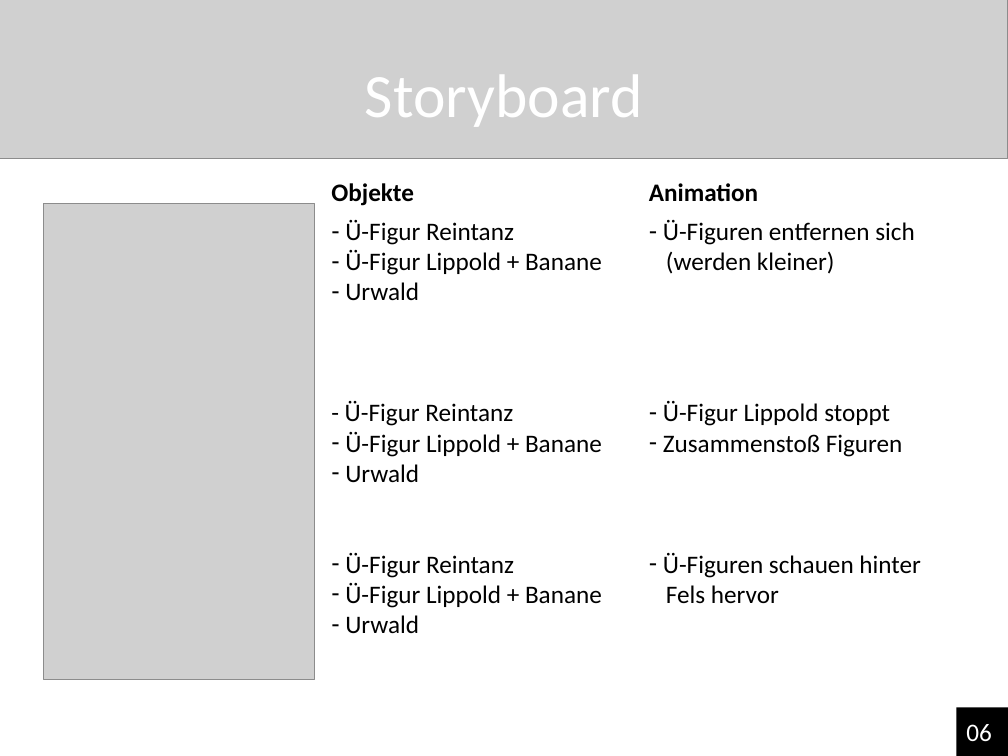
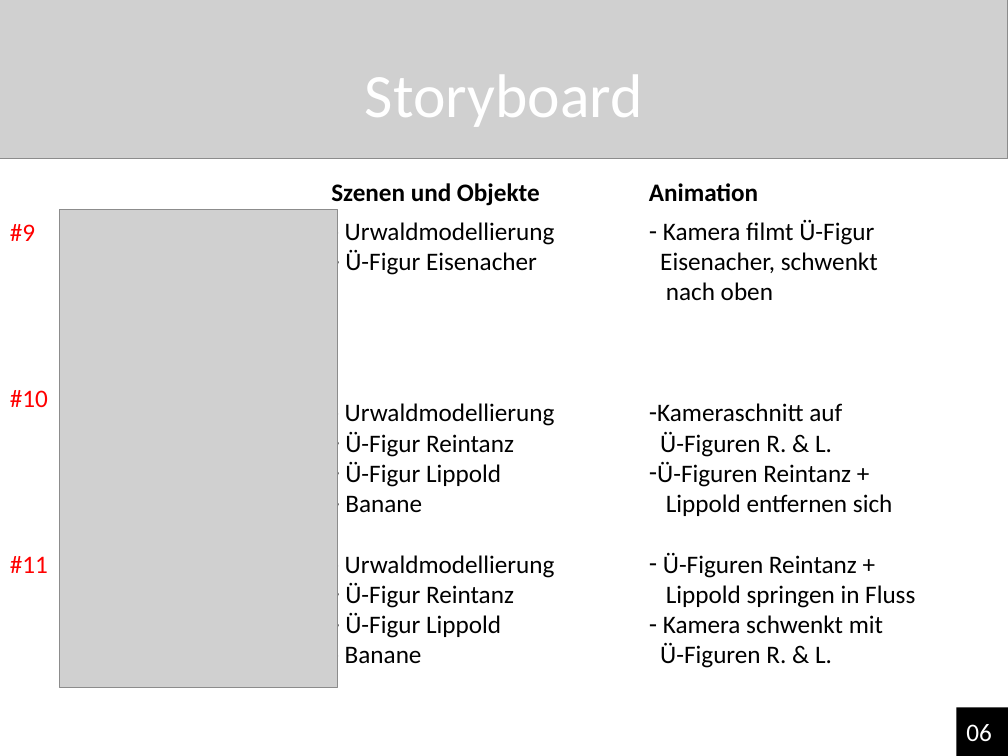
Before and after one commit to NReintanz/Pixie, a slide deck: slide 6 of 00_Organsiatorisches/Pixie‘s großes Abenteuer.pptx. Drawn at 1008x756 pixels with LibreOffice and Linux fonts; fonts in the diff are those of the drawing; grey boxes stand for pictures. Boxes give left, top, right and bottom in pixels: in the first picture for what was removed or moved away, otherwise in the second. Text is boxed around its words. In the diff, an @@ line names an element or a change of style, - is before the commit and + after.

```diff
--- a/00_Organsiatorisches/Pixie‘s großes Abenteuer.pptx
+++ b/00_Organsiatorisches/Pixie‘s großes Abenteuer.pptx
@@ picture: place and size @@
-picture at box(43, 204, 314, 679)
+picture at box(59, 209, 338, 687)
@@ text at box(331, 183, 540, 206): text changed @@
-Objekte
+Szenen und Objekte
@@ text added at box(10, 224, 35, 241), 18 pt, text #FF0000 @@
+#9
@@ text at box(345, 222, 555, 426): paragraphs added @@
+- Urwaldmodellierung
+– Ü-Figur Eisenacher
+- Urwaldmodellierung
@@ text at box(657, 220, 915, 668): text changed @@
-– Ü-Figuren entfernen sich
-(werden kleiner)
-– Ü-Figur Lippold stoppt
-– Zusammenstoß Figuren
-– Ü-Figuren schauen hinter
-Fels hervor
+– Kamera filmt Ü-Figur
+Eisenacher, schwenkt
+nach oben
+– Kameraschnitt auf
+Ü-Figuren R. & L.
+– Ü-Figuren Reintanz +
+Lippold entfernen sich
+– Ü-Figuren Reintanz +
+Lippold springen in Fluss
+– Kamera schwenkt mit
+Ü-Figuren R. & L.
@@ text added at box(10, 390, 48, 407), 18 pt, text #FF0000 @@
+#10
@@ text at box(345, 462, 555, 578): text changed @@
-– Ü-Figur Lippold + Banane
-– Urwald
-- Ü-Figur Reintanz
-– Ü-Figur Lippold + Banane
-– Urwald
+– Ü-Figur Lippold
+– Banane
+- Urwaldmodellierung
@@ text added at box(10, 556, 48, 573), 18 pt, text #FF0000 @@
+#11
@@ text at box(345, 613, 501, 663): text changed @@
-– Ü-Figur Lippold + Banane
-– Urwald
+– Ü-Figur Lippold
+- Banane
```
Also in this commit, not shown: 4 other slides changed, 1 slide added, 3 slides removed.
